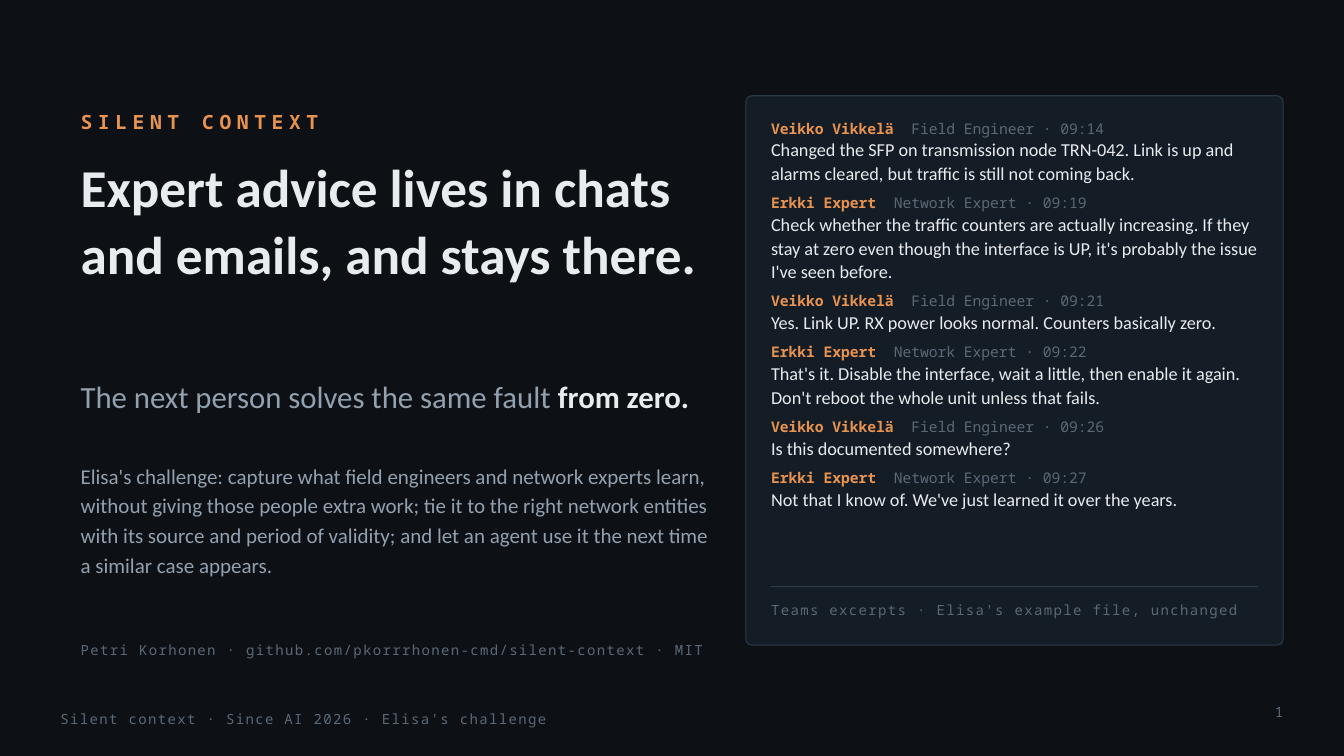
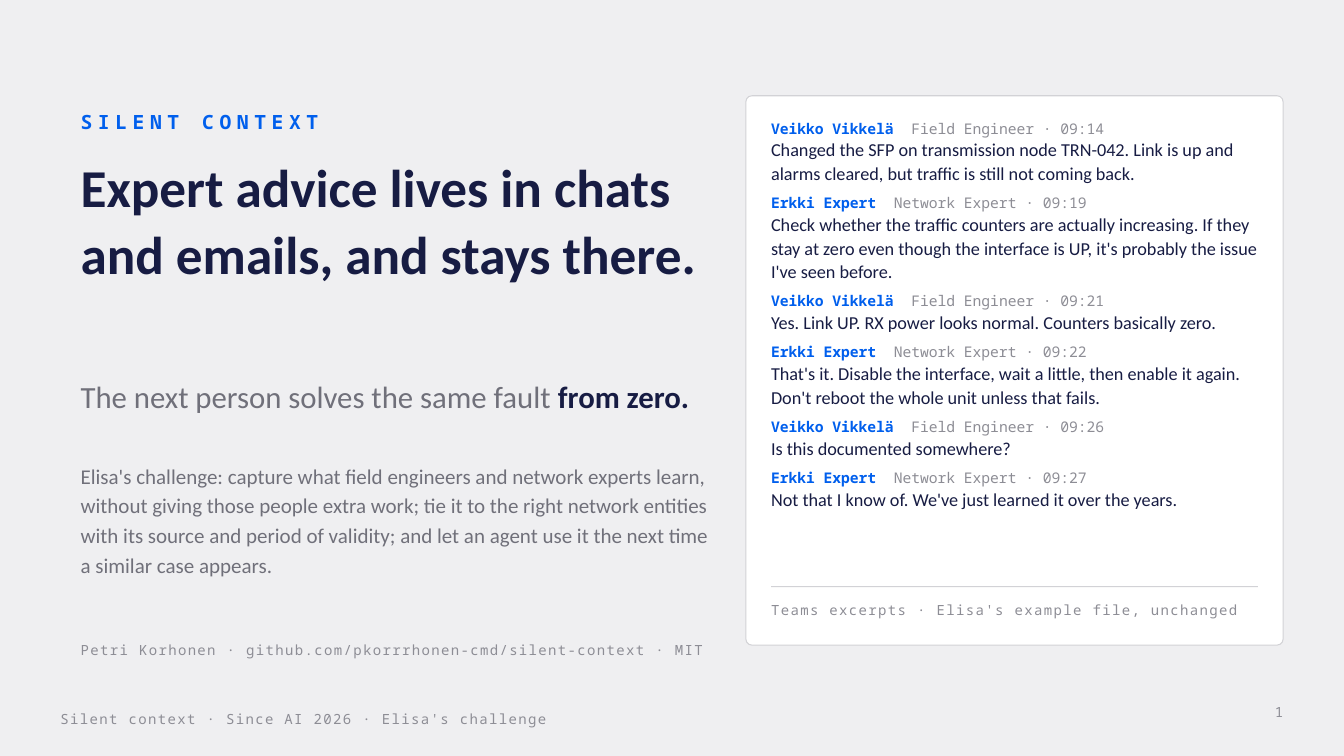
Before and after one commit to pkorrrhonen-cmd/silent-context, a slide deck: slide 1 of docs/slides/silent-context.pptx. Drawn at 1344x756 pixels with LibreOffice and Linux fonts; fonts in the diff are those of the drawing. Boxes give left, top, right and bottom in pixels: in the first picture for what was removed or moved away, otherwise in the second. Text is boxed around its words. In the diff, an @@ line names an element or a change of style, - is before the commit and + after.

```diff
--- a/docs/slides/silent-context.pptx
+++ b/docs/slides/silent-context.pptx
@@ background #0D1116 to #EFEFF1 @@
@@ text "SILENT CONTEXT" at (x1=81, y1=114, x2=318, y2=130): text colour #E8934F to #005FED @@
@@ rounded rectangle at (x1=746, y1=96, x2=1284, y2=645): fill #141C25 to #FFFFFF; outline #2B3A48 0.75 pt to #D2D2D6 0.75 pt @@
@@ text "Veikko Vikkelä Field Engineer · ..." at (x1=771, y1=122, x2=1257, y2=509): text colour #E8934F to #005FED in "Veikko Vikkelä", "Erkki Expert", "Veikko Vikkelä", "Erkki Expert" and 2 more places; text colour #5B6977 to #8D8D95 in "Field Engineer · 09:14", "Network Expert · 09:19", "Field Engineer · 09:21", "Network Expert · 09:22" and 2 more places; text colour #E8ECEF to #171C43 in "Changed the SFP on transmission node TRN-042. ...", "Check whether the traffic counters are actually ...", "Yes. Link UP. RX power looks normal. ...", "That's it. Disable the interface, wait a ..." and 2 more places @@
@@ text "Expert advice lives in chats ..." at (x1=81, y1=169, x2=696, y2=283): text colour #E8ECEF to #171C43 @@
@@ text "The next person solves the ..." at (x1=81, y1=386, x2=689, y2=413): text colour #93A1AF to #70707A in "The next person solves the same fault"; text colour #E8ECEF to #171C43 in "from zero." @@
@@ text "Elisa's challenge: capture what field ..." at (x1=81, y1=469, x2=708, y2=577): text colour #93A1AF to #70707A @@
@@ line (771, 587) - (1258, 587): stroke #2B3A48 0.75 pt to #D2D2D6 0.75 pt @@
@@ text colour #5B6977 to #8D8D95 in 4 elements at (x1=771, y1=604, x2=1237, y2=619), (x1=81, y1=644, x2=703, y2=658), (x1=1275, y1=707, x2=1283, y2=717), (x1=60, y1=713, x2=546, y2=727) @@
```
Also in this commit, not shown: 11 other slides changed, 17 other files.
